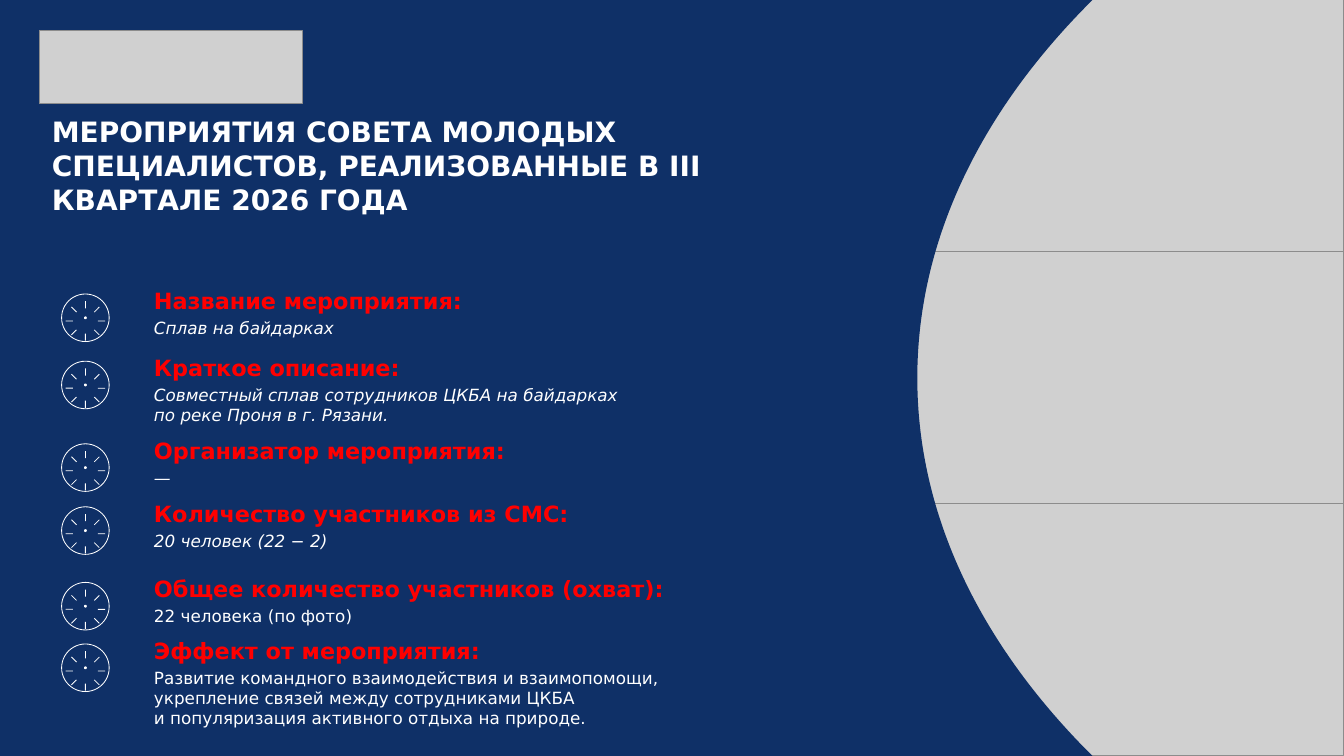
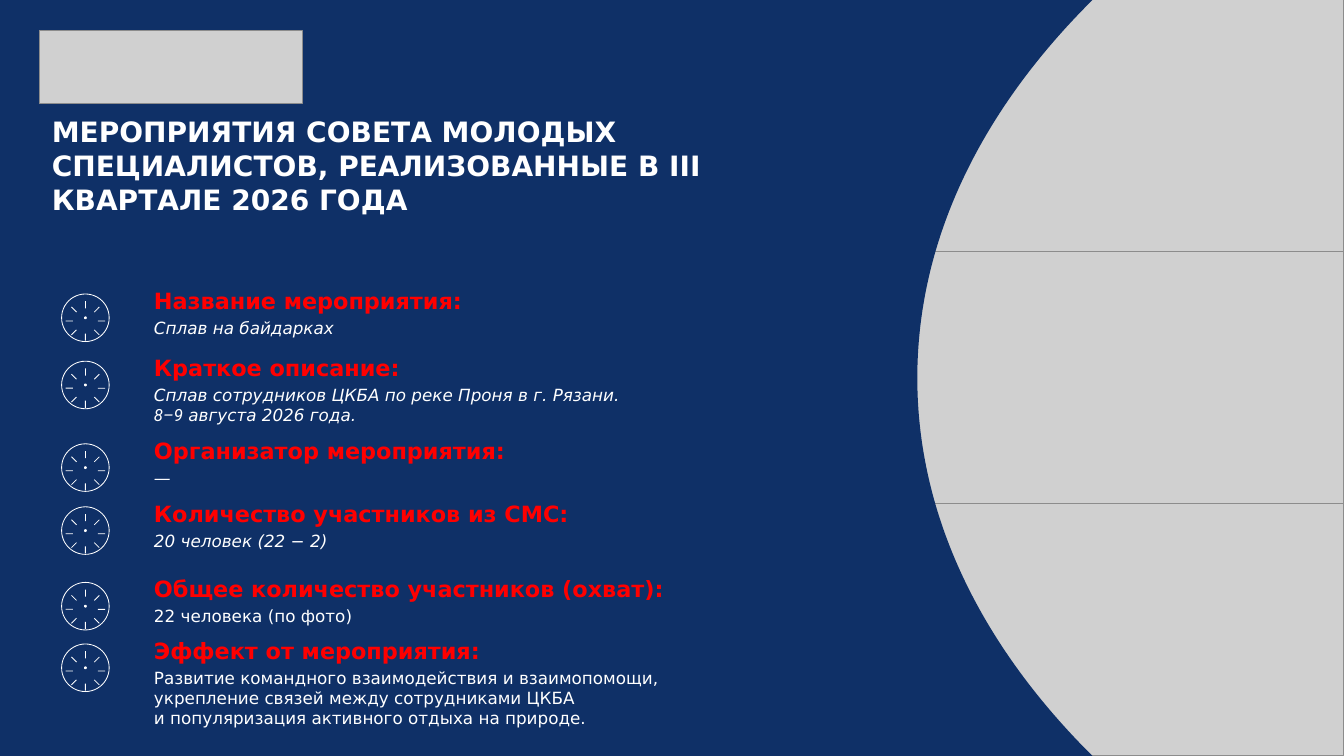
Before and after one commit to juliashar3-debug/newrepository, a slide deck: slide 4 of presentations/2026-Q3/ЦКБА_III_квартал_2026_Гонка_героев.pptx. Drawn at 1344x756 pixels with LibreOffice and Linux fonts; fonts in the diff are those of the drawing; grey boxes stand for pictures. Boxes give left, top, right and bottom in pixels: in the first picture for what was removed or moved away, otherwise in the second. Text is boxed around its words. In the diff, an @@ line names an element or a change of style, - is before the commit and + after.

Commit message:
Уточнить подтвержденную дату сплава: 8–9 августа 2026 года

```diff
--- a/presentations/2026-Q3/ЦКБА_III_квартал_2026_Гонка_героев.pptx
+++ b/presentations/2026-Q3/ЦКБА_III_квартал_2026_Гонка_героев.pptx
@@ text at <box>154,388,620,425</box>: text changed @@
-Совместный сплав сотрудников ЦКБА на байдарках
-по реке Проня в г. Рязани.
+Сплав сотрудников ЦКБА по реке Проня в г. Рязани.
+8–9 августа 2026 года.
```
Also in this commit, not shown: 3 other files.
